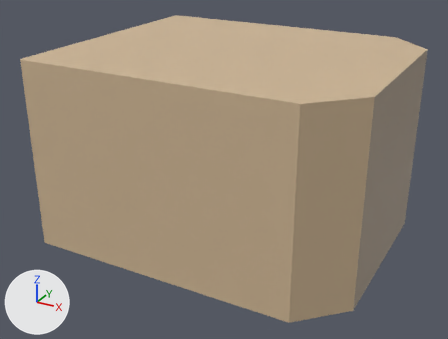
The glTF model docs/univers/archipeo/batiments/modeles/6e-batiment-cabane-de-mousso/loin-etape-1.glb, before and after one commit.
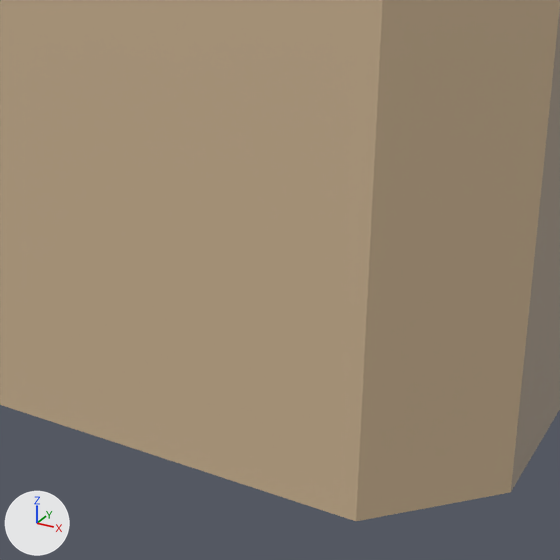
There are two pictures of each version: one whole from a 50 mm lens placed at (0.76, -1.323, 0.844), pointed at (0.031, 0.002, 0.181), one close up on the part from 32% to 83% of the width and 31% to 100% of the height. The lights are fixed; the arrows at lower left show +X, +Y and +Z. The first two pictures are the older version. Vertices at exactly the same position are counted once.

The first close-up shows 'loin'.
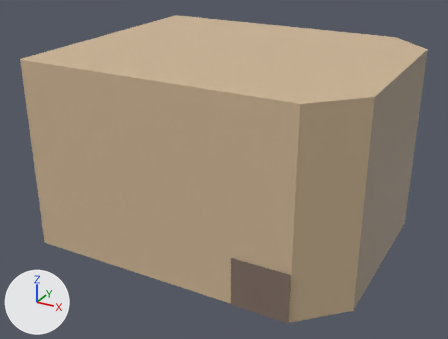
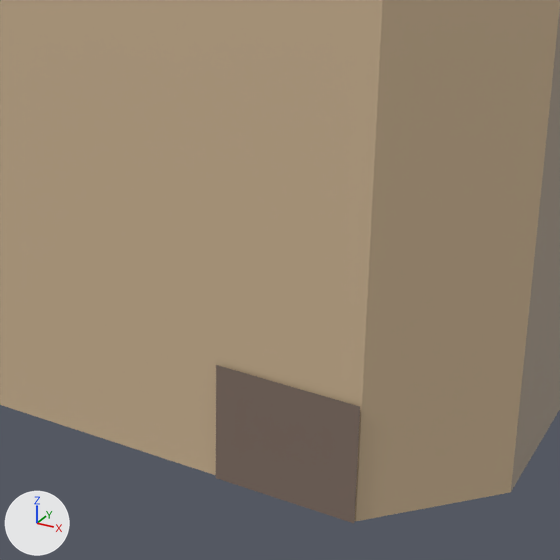
Edits to the scene script, one JSON object a line:
```json
{"block": "me_loin", "where": "# used by ob_loin; location = (0.0, 0.0, 0.0)"}
{"block": "me_loin", "where": "# verts and faces of me_loin; kept vertices keep their numbers, new ones are numbered from 16"}
{"op": "remove", "block": "me_loin", "code": "me_loin.from_pydata(...)  # 16 vertices, 22 faces; spans x -0.358..0.461, y -0.292..0.387, z 0.0..0.494"}
{"op": "add", "block": "me_loin", "code": "me_loin.from_pydata(...)  # 20 vertices, 24 faces; spans x -0.358..0.461, y -0.295..0.387, z 0.0..0.494"}
{"block": "me_loin", "change": "me_loin part 1"}
{"op": "add", "block": "me_loin", "code": "verts[16] = (0.212, -0.295, 0.0)  # pixel (215, 477)"}
{"op": "add", "block": "me_loin", "code": "verts[17] = (0.353, -0.295, 0.0)  # pixel (354, 523)"}
{"op": "add", "block": "me_loin", "code": "verts[18] = (0.353, -0.295, 0.124)  # pixel (360, 406)"}
{"op": "add", "block": "me_loin", "code": "verts[19] = (0.212, -0.295, 0.124)  # pixel (216, 364)"}
{"op": "add", "block": "me_loin", "code": "faces += [(16, 17, 19), (17, 18, 19)]"}
```

Changed parts and their boxes (x1, y1, x2, y2) in the close-ups (560 x 560 px):
```json
{"object": "loin", "change": "reshaped", "before": [0, 0, 560, 521], "after": [0, 0, 560, 523]}
{"part": 1, "of": "me_loin", "change": "added", "after": [216, 365, 360, 523], "on screen": "brown"}
```
